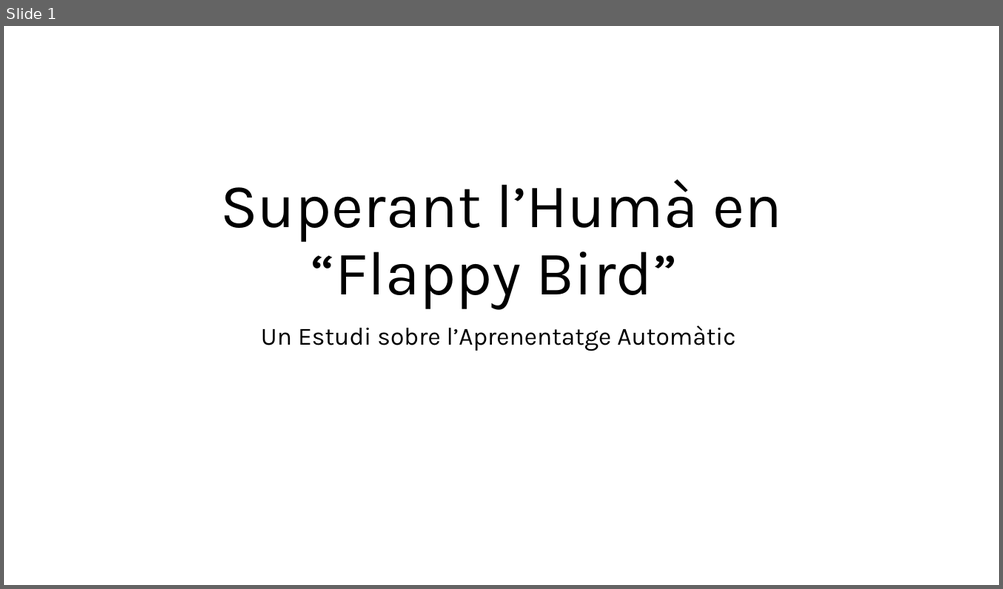
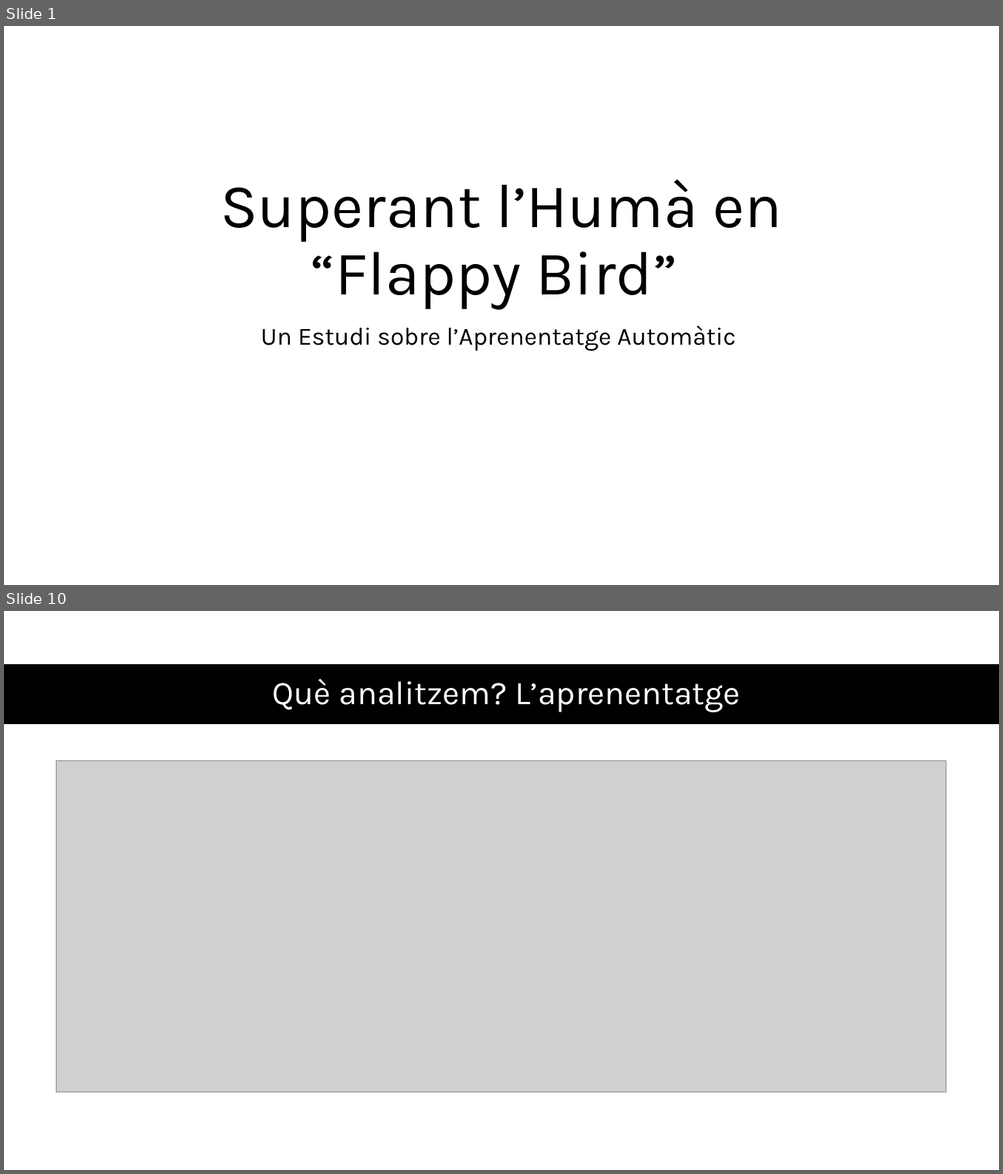
Before and after one commit to FerrerJan/Treball-de-Recerca-IA, a slide deck: TR_ESCRIT/SUPERANT-L'HUMÀ.pptx. Shown one above the other, each under a label of ours: slide 1 before the commit, slides 1 and 10 after it; the slides between them are not shown. The pictures are 1003x589 and 1003x1174 pixels, drawn with LibreOffice and Linux fonts; fonts in the diff are those of the drawing; grey boxes stand for pictures. Boxes give left, top, right and bottom in pixels: in the first picture for what was removed or moved away, otherwise in the second. Text is boxed around its words. In the diff, an @@ line names an element or a change of style, - is before the commit and + after.

```diff
--- a/TR_ESCRIT/SUPERANT-L'HUMÀ.pptx
+++ b/TR_ESCRIT/SUPERANT-L'HUMÀ.pptx
@@ slide 10 added at [4, 611, 999, 1170], background #FFFFFF @@
@@ rectangle added at [4, 664, 999, 724], fill #000000 @@
@@ title added at [273, 679, 740, 712], 32 pt, text #FFFFFF @@
+Què analitzem? L’aprenentatge
@@ picture added at [57, 761, 946, 1092] @@
```
Also in this commit, not shown: 12 other slides added, 1 slide removed.
